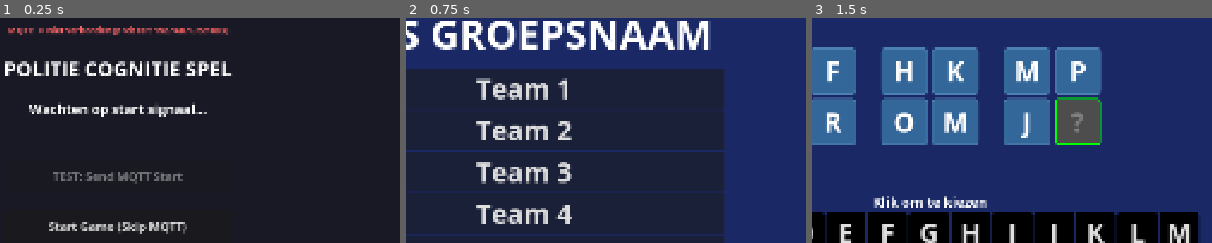
Above: before the commit, frames 1-3 (left to right).
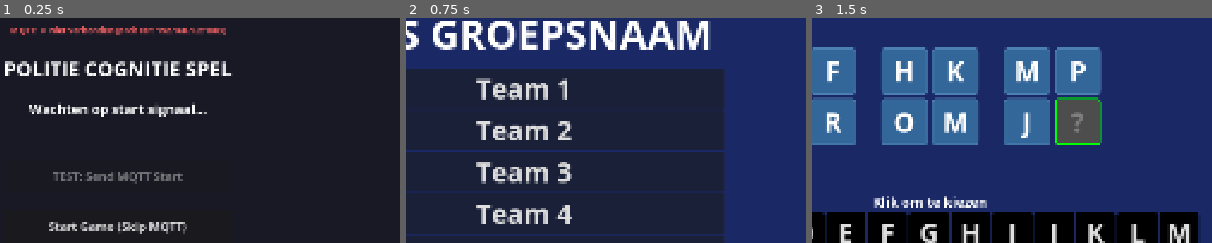
Above: after the commit, the same moments.

Repository: EscaperoomDesigner/erd-politie-station-a
Game: Godot game, scene res://main.tscn
Two runs of this game, one before a commit and one after it. Both use one fixed random seed, a clock stepped at 60 frames per second and the inputs below.
Inputs:
- Up to frame 1 (0.25 s): no input
- Up to frame 2 (0.75 s): click "Start Game (Skip MQTT)" at 0.5 s
- Up to frame 3 (1.5 s): click "Team 1" at 1.25 s
The pictures show only the part of the screen within x 35-85%, y 15-65%; the shares and areas given below are measured in that part.

The runs differ from the first frame. In frame 1, 1.1% of the frame differs, in the area x 2-57%, y 3-8%; in frame 2, nothing differs; in frame 3, nothing differs.

Commit message:
Broker IP build
Build with ip set to 192.168.1.2

Diff:
--- a/station_config.json
+++ b/station_config.json
@@ -1,6 +1,6 @@
 {
 	"mqtt": {
-		"broker_ip": "192.168.1.75",
+		"broker_ip": "192.168.1.2",
 		"broker_port": 1883,
 		"auto_connect": true,
 		"use_websocket": false
Not shown, changed: export_presets.cfg
Not shown: 1 places in main.tscn that only renumber resources
Not shown, added: build/station-a.arm64
Not shown, added: build/station-a.sh
Not shown, changed: build/station-a.x86_64
Not shown, changed: build/station-a.x86_64.arm64
Not shown, removed: build/station-a.x86_64.sh
